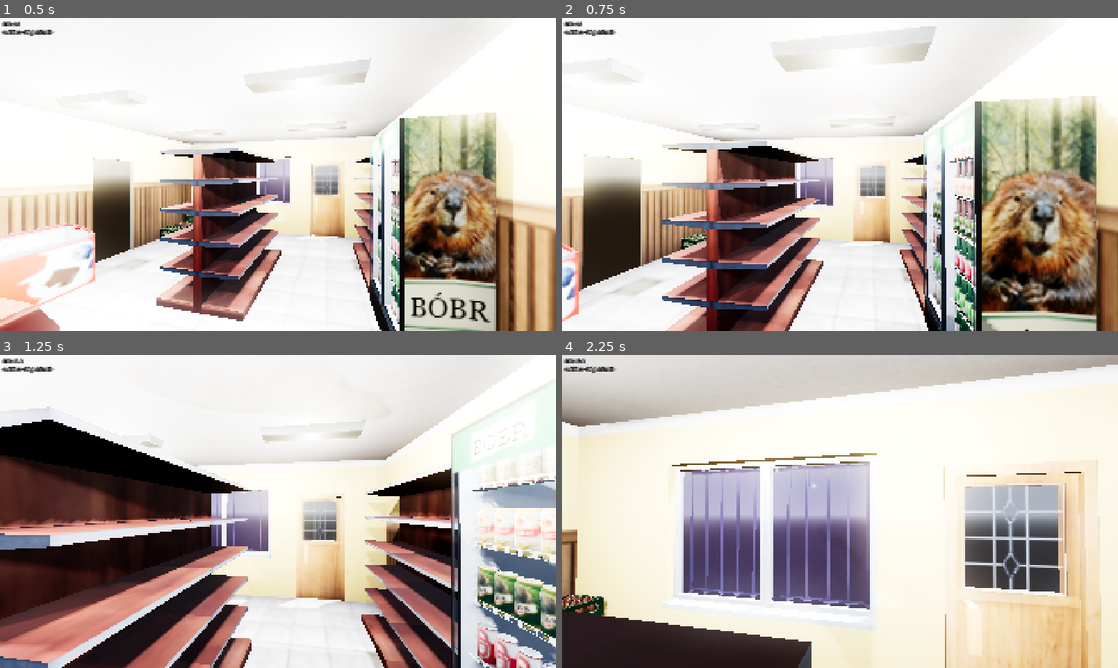
Above: before the commit, frames 1-4 (two rows, left to right).
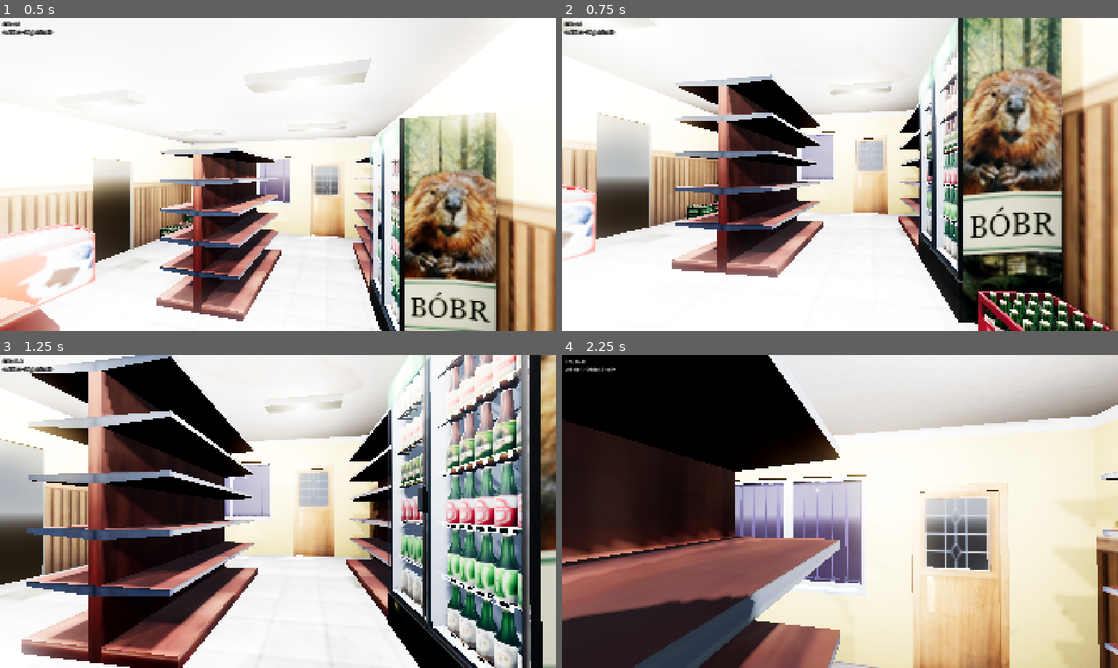
Above: after the commit, the same moments.

Repository: takanazwa5/ProjektMonopolowy
Game: Godot game, scene res://scenes/game/game.tscn
Same seed, same stepped clock (60 frames per second), same inputs: the game is played once before the commit and once after it.
Inputs (mouse positions are in pixels of both pictures, inside the frame that each line leads up to):
- Up to frame 1 (0.5 s): no input
- Up to frame 2 (0.75 s): tap Enter at 0.5 s; move the mouse to (867, 174) at 0.52 s; hold W (walk_forward) from 0.53 s (still down); hold Ctrl (crouch) from 0.53 s (still down); click (867, 174) at 0.67 s
- Up to frame 3 (1.25 s): keep holding W (walk_forward); keep holding Ctrl (crouch)
- Up to frame 4 (2.25 s): keep holding W (walk_forward); move the mouse to (812, 511) at 1.27 s; release Ctrl (crouch) at 1.28 s; tap G (drop_item) at 1.35 s; move the mouse to (851, 505) at 2.02 s; hold E (interact) from 2.03 s (still down)

Frame 1 is identical in both runs. In frame 2, 61% of the frame differs, in the area x 0-100%, y 0-100%; in frame 3, 68%; in frame 4, 75%.
Error before the commit: Parse Error: Class "PlayerIdleState" must implement "State.physics_update()" and other inherited abstract methods or be marked as "@abstract". (res://features/…

Commit message:
Add required functions to states

Diff:
--- a/features/player/states/crouching_state.gd
+++ b/features/player/states/crouching_state.gd
@@ -8,6 +8,11 @@
 
 	%CrouchAnimationPlayer.play("Crouch")
 	player.speed = Player.SPEED_CROUCHING
+
+
+func input_event(_event: InputEvent) -> void:
+
+	pass
 
 
 func update(_delta: float) -> void:
@@ -34,6 +39,11 @@
 			%HeadbobAnimationPlayer.play("Headbob")
 
 
+func physics_update(_delta: float) -> void:
+
+	pass
+
+
 func exit() -> void:
 
 	%CrouchAnimationPlayer.play_backwards("Crouch")
--- a/features/player/states/idle_state.gd
+++ b/features/player/states/idle_state.gd
@@ -22,3 +22,13 @@
 	if not is_zero_approx(player.velocity.length()):
 
 		transition.emit(%WalkingState)
+
+
+func physics_update(_delta: float) -> void:
+
+	pass
+
+
+func exit() -> void:
+
+	pass
--- a/features/player/states/walking_state.gd
+++ b/features/player/states/walking_state.gd
@@ -25,6 +25,11 @@
 		transition.emit(%IdleState)
 
 
+func physics_update(_delta: float) -> void:
+
+	pass
+
+
 func exit() -> void:
 
 	%HeadbobAnimationPlayer.speed_scale = 1.0
